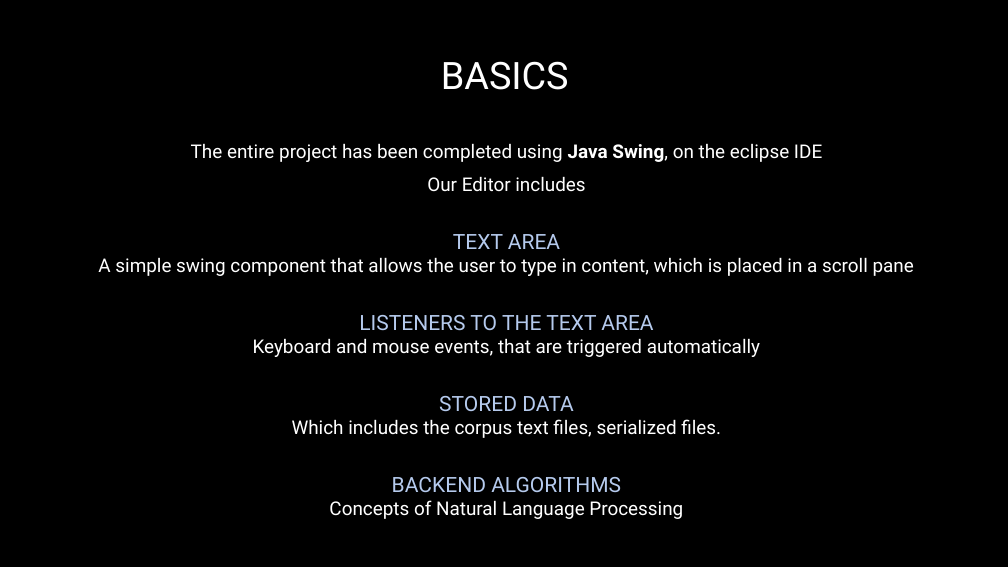
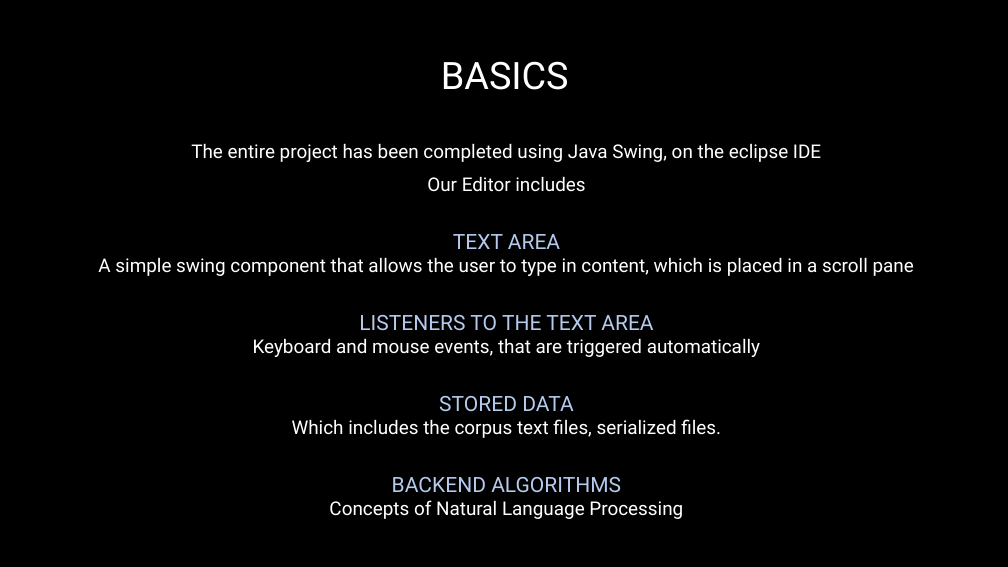
Before and after one commit to Tushar-Naik/NLP, a slide deck: slide 5 of Integrated Text Editor New.pptx. Drawn at 1008x567 pixels with LibreOffice and Linux fonts; fonts in the diff are those of the drawing; background and template pictures are left out. Boxes give left, top, right and bottom in pixels: in the first picture for what was removed or moved away, otherwise in the second. Text is boxed around its words. In the diff, an @@ line names an element or a change of style, - is before the commit and + after.

```diff
--- a/Integrated Text Editor New.pptx
+++ b/Integrated Text Editor New.pptx
@@ text at box(191, 143, 821, 162): bold off in "Java Swing," @@
```
Also in this commit, not shown: 3 other slides changed, 3 slides added, 8 other files.
